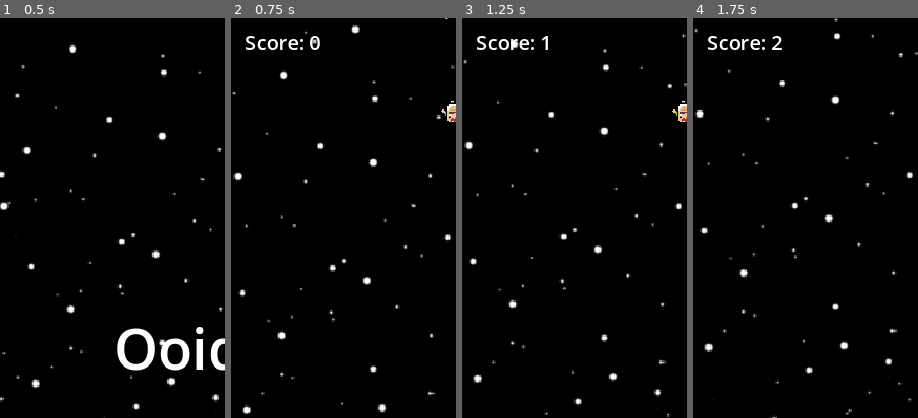
Above: before the commit, frames 1-4 (left to right).
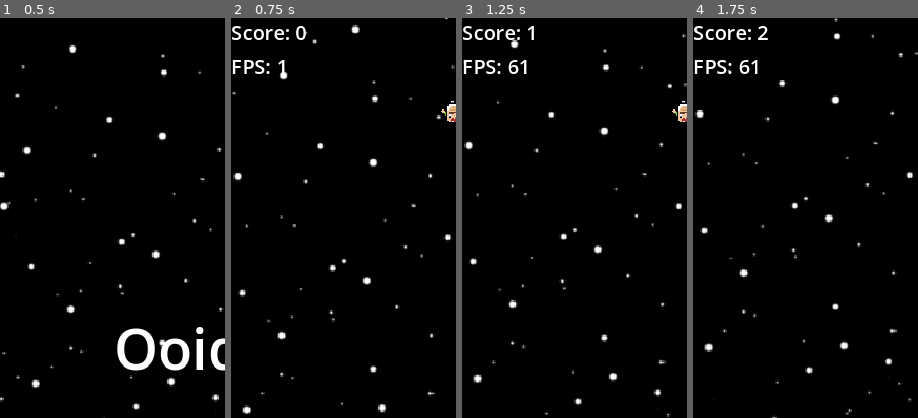
Above: after the commit, the same moments.

Repository: scarbone98/Ooidash-web-remake
Game: Godot game, scene res://main_menu.tscn
The game is run twice, just before and just after one commit, with the same random seed, the same clock (stepped at 60 frames per second) and the same inputs.
Inputs (mouse positions are % of the whole screen's width and height, from its top left):
- Up to frame 1 (0.5 s): no input
- Up to frame 2 (0.75 s): click "Start Game" at 0.5 s
- Up to frame 3 (1.25 s): no input
- Up to frame 4 (1.75 s): move the mouse to (72, 45) at 1.27 s; hold Right (move_right) from 1.28 s (still down); click (72, 45) at 1.35 s
The pictures show only the part of the screen within x 0-50%, y 0-50%; the shares and areas given below are measured in that part.

Frame 1 is identical in both runs. In frame 2, 1.3% of the frame differs, in the area x 0-40%, y 2-14%; in frame 3, 1.3%; in frame 4, 1.4%.

Commit message:
fps counter

Diff:
--- a/main_scene.tscn
+++ b/main_scene.tscn
@@ -73,21 +73,23 @@
 [node name="GameManager" type="Node" parent="."]
 script = ExtResource("8_c8uio")
 
-[node name="ScoreUI" type="Control" parent="."]
+[node name="CanvasLayer" type="CanvasLayer" parent="."]
+
+[node name="ScoreUI" type="Control" parent="CanvasLayer"]
 layout_mode = 3
-anchors_preset = 15
-anchor_right = 1.0
-anchor_bottom = 1.0
-grow_horizontal = 2
-grow_vertical = 2
+anchors_preset = 0
 script = ExtResource("11_sn4kp")
 
-[node name="Label" type="Label" parent="ScoreUI"]
-layout_mode = 1
-offset_left = -169.0
-offset_top = -312.0
-offset_right = -118.0
-offset_bottom = -289.0
+[node name="VBoxContainer" type="VBoxContainer" parent="CanvasLayer/ScoreUI"]
+layout_mode = 0
+offset_right = 40.0
+offset_bottom = 40.0
+
+[node name="Label" type="Label" parent="CanvasLayer/ScoreUI/VBoxContainer"]
+layout_mode = 2
 text = "HELLO"
 
+[node name="FPS" type="Label" parent="CanvasLayer/ScoreUI/VBoxContainer"]
+layout_mode = 2
+
 [connection signal="area_entered" from="Player/Area2D" to="Player" method="_on_area_2d_area_entered"]
--- a/scripts/main.gd
+++ b/scripts/main.gd
@@ -3,7 +3,7 @@
 
 # Called when the node enters the scene tree for the first time.
 func _ready() -> void:
-	pass # Replace with function body.
+	pass
 
 
 # Called every frame. 'delta' is the elapsed time since the previous frame.
--- a/scripts/score_ui.gd
+++ b/scripts/score_ui.gd
@@ -1,8 +1,10 @@
 extends Control
 
 @onready var game_manager = get_node('/root/MainScene/GameManager')
-@onready var label: Label = $Label
+@onready var label: Label = $VBoxContainer/Label
+@onready var fps: Label = $VBoxContainer/FPS
 
 # Called every frame. 'delta' is the elapsed time since the previous frame.
 func _process(delta: float) -> void:
 	label.text = "Score: %d" % [game_manager.player_score]
+	fps.text = "FPS: %d" % [Engine.get_frames_per_second()]
Not shown, changed: build/Ooidash.html
Not shown, changed: build/Ooidash.pck
Not shown, changed: build/Ooidash.service.worker.js
